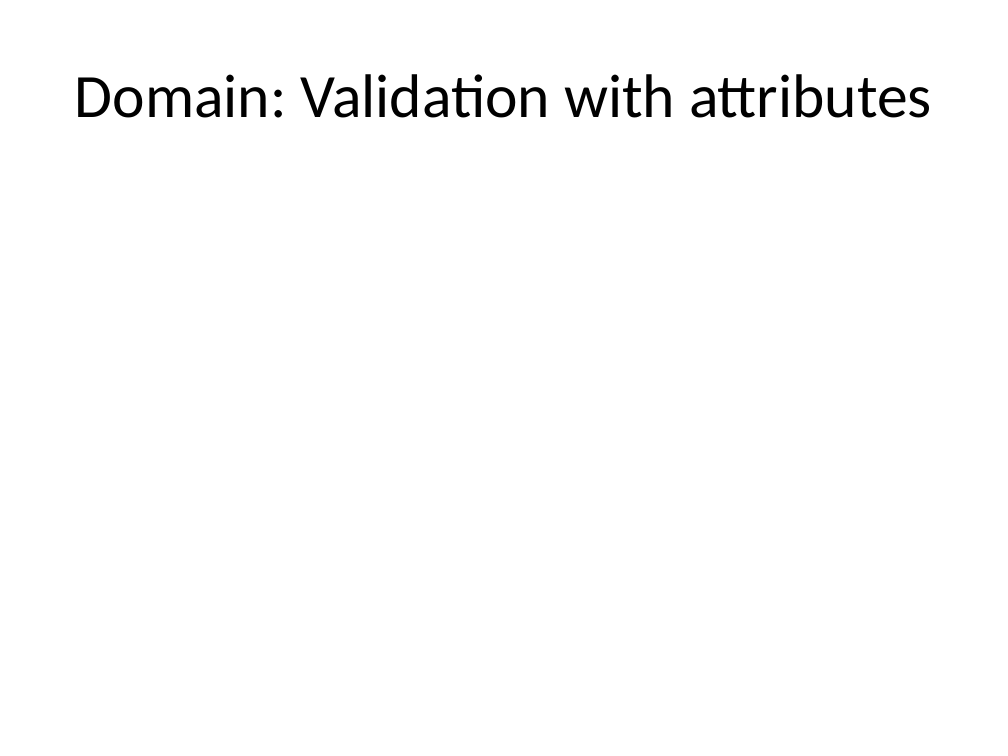
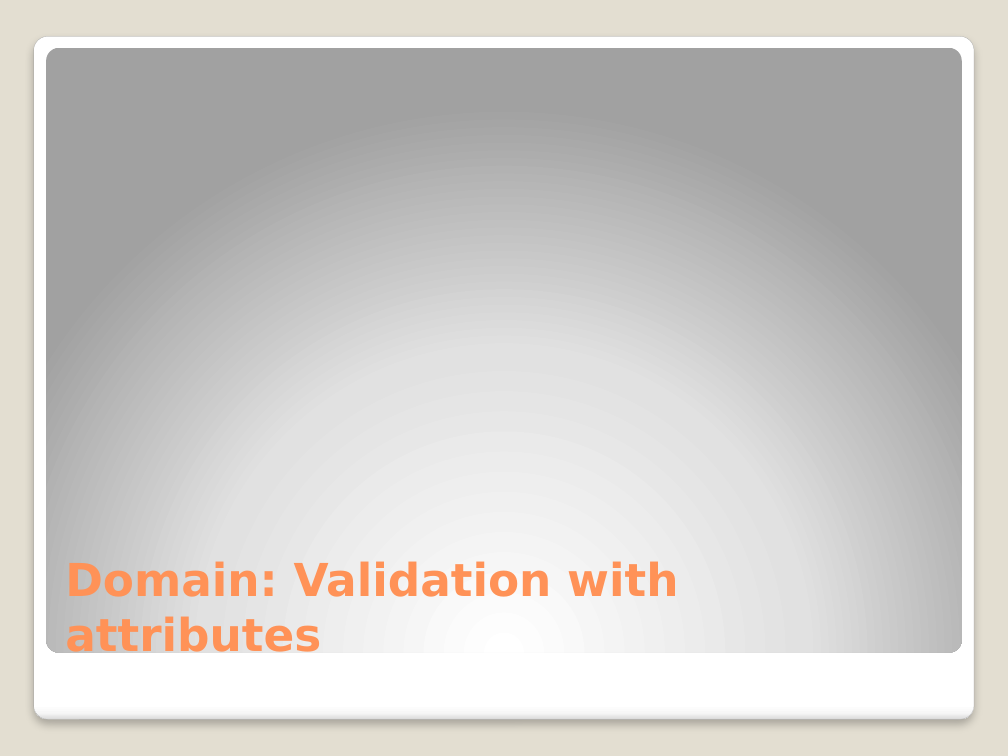
Before and after one commit to michelgrootjans/dkvlessonslearned, a slide deck: slide 7 of slides/Technical Session/Lessons learned.pptx (slide 8 before the commit). Drawn at 1008x756 pixels with LibreOffice and Linux fonts; fonts in the diff are those of the drawing. Boxes give left, top, right and bottom in pixels: in the first picture for what was removed or moved away, otherwise in the second. Text is boxed around its words. In the diff, an @@ line names an element or a change of style, - is before the commit and + after.

```diff
--- a/slides/Technical Session/Lessons learned.pptx
+++ b/slides/Technical Session/Lessons learned.pptx
@@ background #FFFFFF to #E3DED1 @@
@@ rounded rectangle added at [33,36,974,720], fill gradient #FFFFFF to #F7F7F7 to #DADADA, outline #A4A4A4 0.16 pt @@
@@ rounded rectangle added at [46,47,962,652], fill gradient #FFFFFF to #E1E1E1 to #A2A2A2 @@
@@ title "Domain: Validation with attributes": place and size @@
-title "Domain: Validation with attributes" at [75,74,932,118]
+title "Domain: Validation with attributes" at [65,561,678,661]
@@ title "Domain: Validation with attributes" at [65,561,678,661]: size 44 to 32.4 pt, font Calibri to DejaVu Sans, text colour #000000 to #FF9258, bold on; alignment centre to left; vertical alignment middle to bottom @@
```
Also in this commit, not shown: 13 other slides changed, 1 slide added, 2 slides removed, 2 other files.
